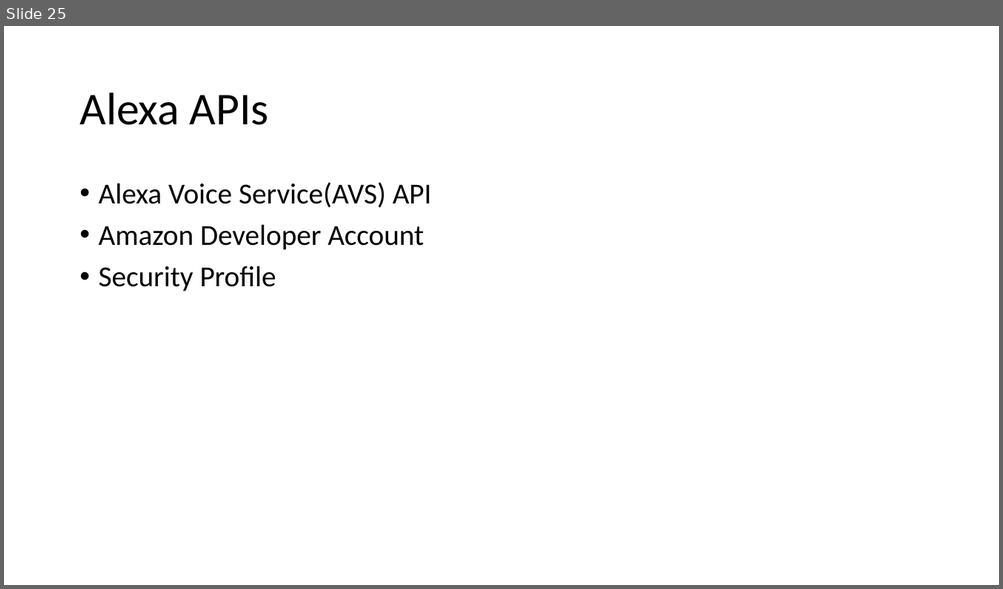
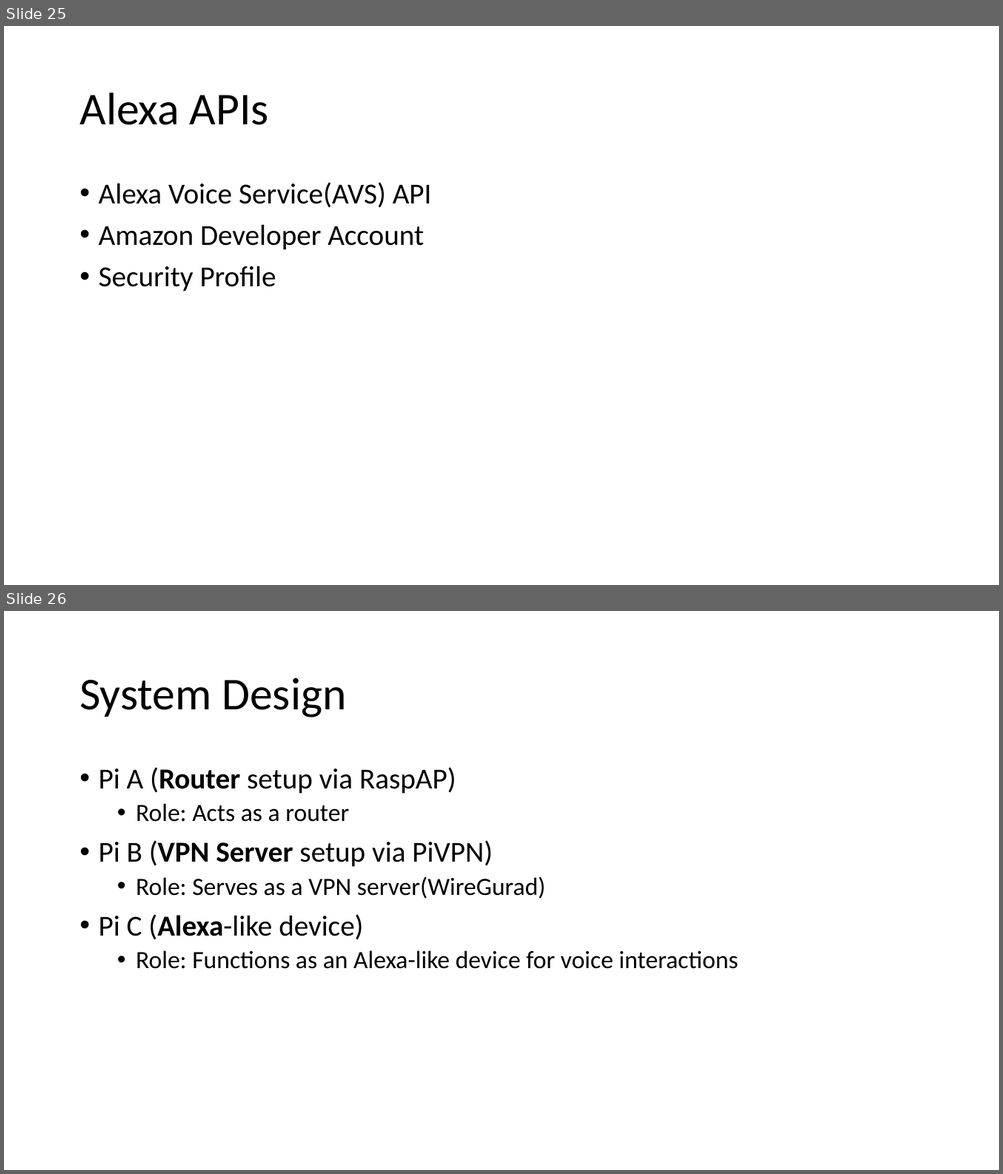
Before and after one commit to GXG-CS/Pi-Alexa, a slide deck: Presentation1.pptx. Shown one above the other, each under a label of ours: slide 25 before the commit, slides 25 and 26 after it. The pictures are 1003x589 and 1003x1174 pixels, drawn with LibreOffice and Linux fonts; fonts in the diff are those of the drawing. Boxes give left, top, right and bottom in pixels: in the first picture for what was removed or moved away, otherwise in the second. Text is boxed around its words. In the diff, an @@ line names an element or a change of style, - is before the commit and + after.

```diff
--- a/Presentation1.pptx
+++ b/Presentation1.pptx
@@ slide 26 added at bbox=[4, 611, 999, 1170], background #FFFFFF @@
@@ title added at bbox=[79, 678, 346, 718], 44 pt, text #000000 @@
+System Design
@@ text added at bbox=[99, 767, 738, 969], 24 pt, text #000000 @@
+• Pi A (Router setup via RaspAP)
+  • Role: Acts as a router
+• Pi B (VPN Server setup via PiVPN)
+  • Role: Serves as a VPN server(WireGurad)
+• Pi C (Alexa-like device)
+  • Role: Functions as an Alexa-like device for voice interactions
```
Also in this commit, not shown: 3 other slides added.
